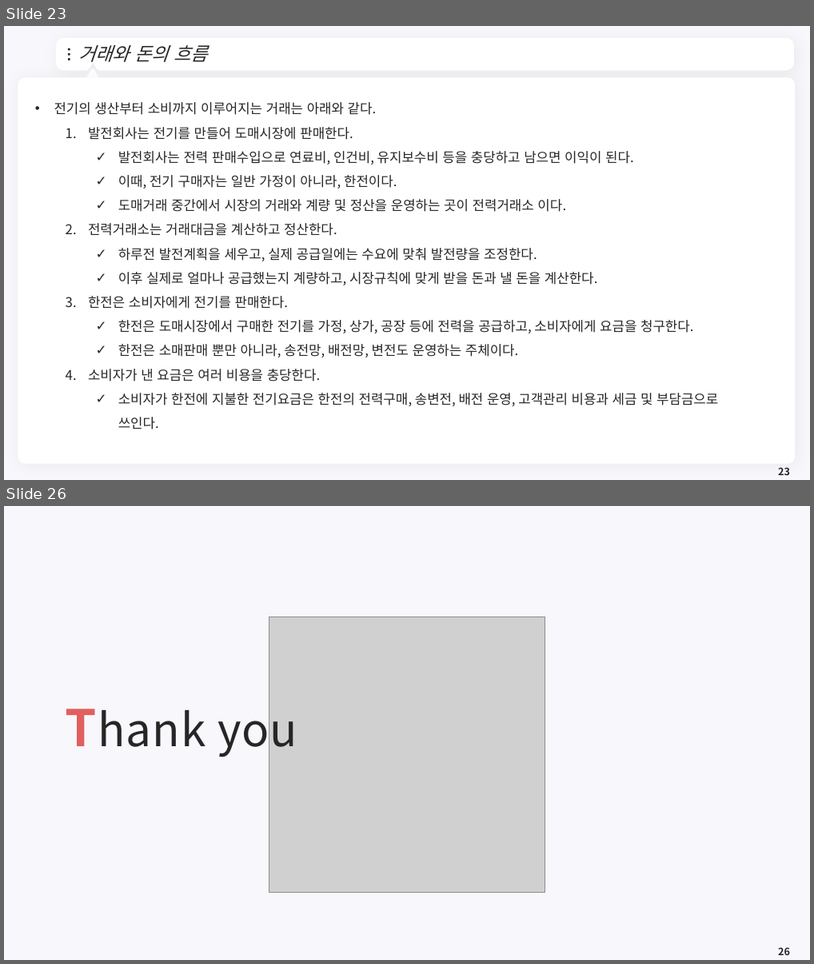
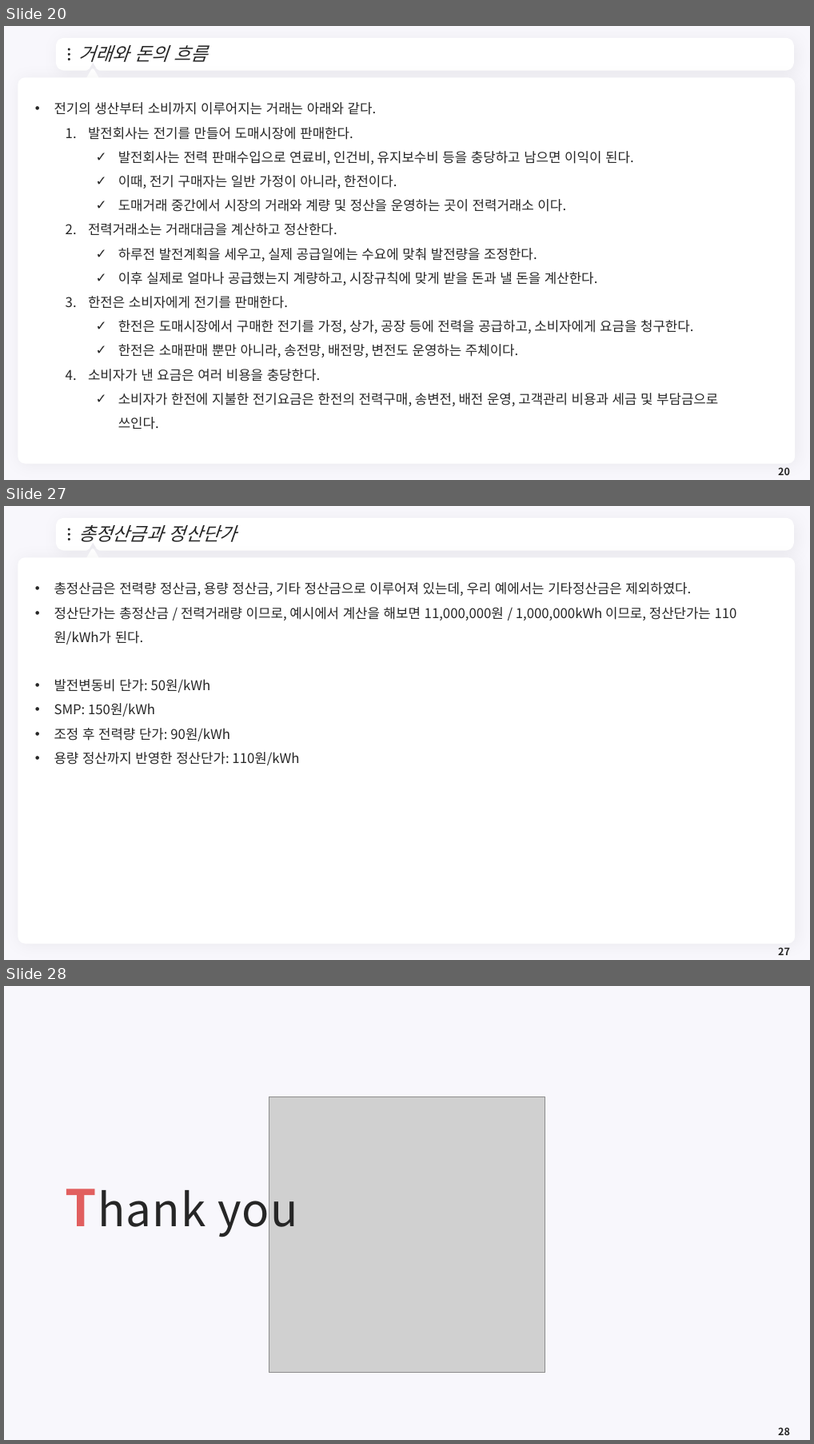
Before and after one commit to meandthey/Teaching, a slide deck: 에너지경제학/자원에너지경제학_Chapter_8 (전력시장).pptx. Shown one above the other, each under a label of ours: slides 23 and 26 before the commit, slides 20, 27 and 28 after it; the slides between them are not shown. The pictures are 814x964 and 814x1444 pixels, drawn with LibreOffice and Linux fonts; fonts in the diff are those of the drawing; grey boxes stand for pictures; background and template pictures are left out. Boxes give left, top, right and bottom in pixels: in the first picture for what was removed or moved away, otherwise in the second. Text is boxed around its words. In the diff, an @@ line names an element or a change of style, - is before the commit and + after.

```diff
--- a/에너지경제학/자원에너지경제학_Chapter_8 (전력시장).pptx
+++ b/에너지경제학/자원에너지경제학_Chapter_8 (전력시장).pptx
@@ slide 27 added at <box>4,506,810,960</box>, background #F8F7FC; not listed: 7 template elements that a slide beside it also shows @@
@@ title added at <box>78,525,237,542</box>, 22 pt, text #262626, italic @@
+총정산금과 정산단가
@@ text added at <box>54,582,711,765</box>, 16 pt, text #262626 @@
+• 총정산금은 전력량 정산금, 용량 정산금, 기타 정산금으로 이루어져 있는데, 우리 예에서는 기타정산금은 제외하였다.
+• 정산단가는 총정산금 / 전력거래량 이므로, 예시에서 계산을 해보면 11,000,000원 / 1,000,000kWh 이므로, 정산단가는 110원/kWh가 된다.
+• 발전변동비 단가: 50원/kWh
+• SMP: 150원/kWh
+• 조정 후 전력량 단가: 90원/kWh
+• 용량 정산까지 반영한 정산단가: 110원/kWh
@@ page number added at <box>778,947,790,955</box>, 12 pt, text #262626, bold @@
+27
@@ what was slide 23 is now slide 20 @@
@@ page number at <box>778,467,790,475</box>: text changed @@
-23
+20
@@ what was slide 26 is now slide 28 @@
```
Also in this commit, not shown: 2 slides changed, 4 other slides added, 3 other files.
